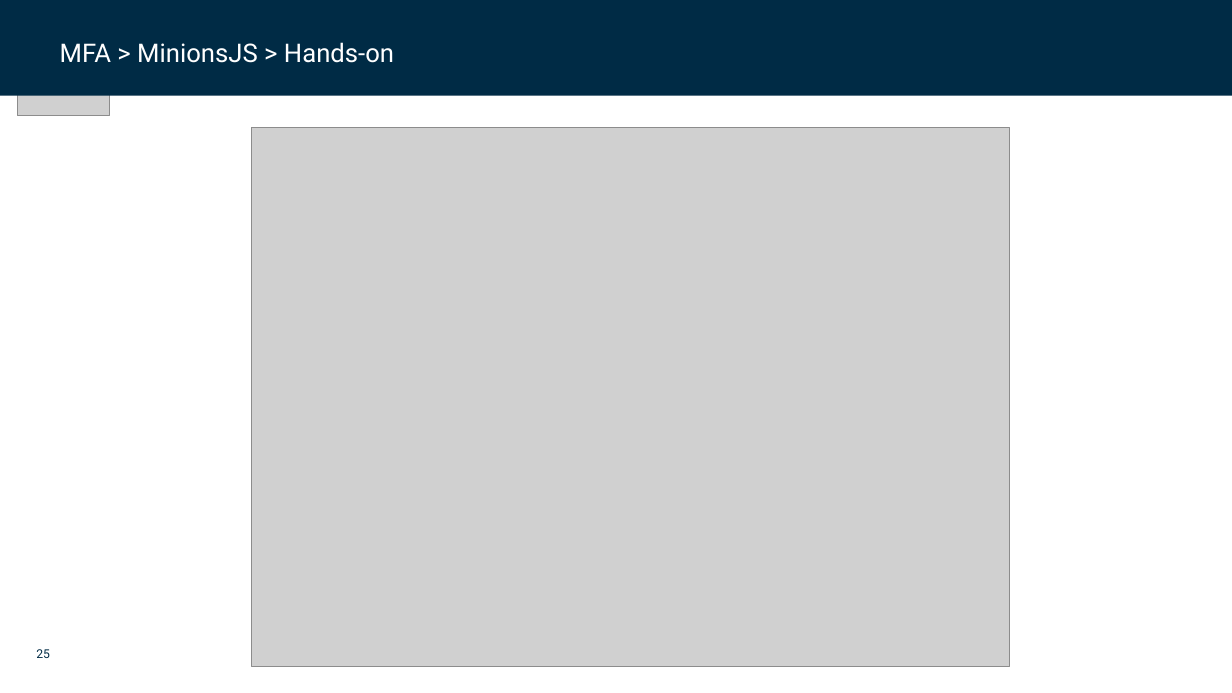
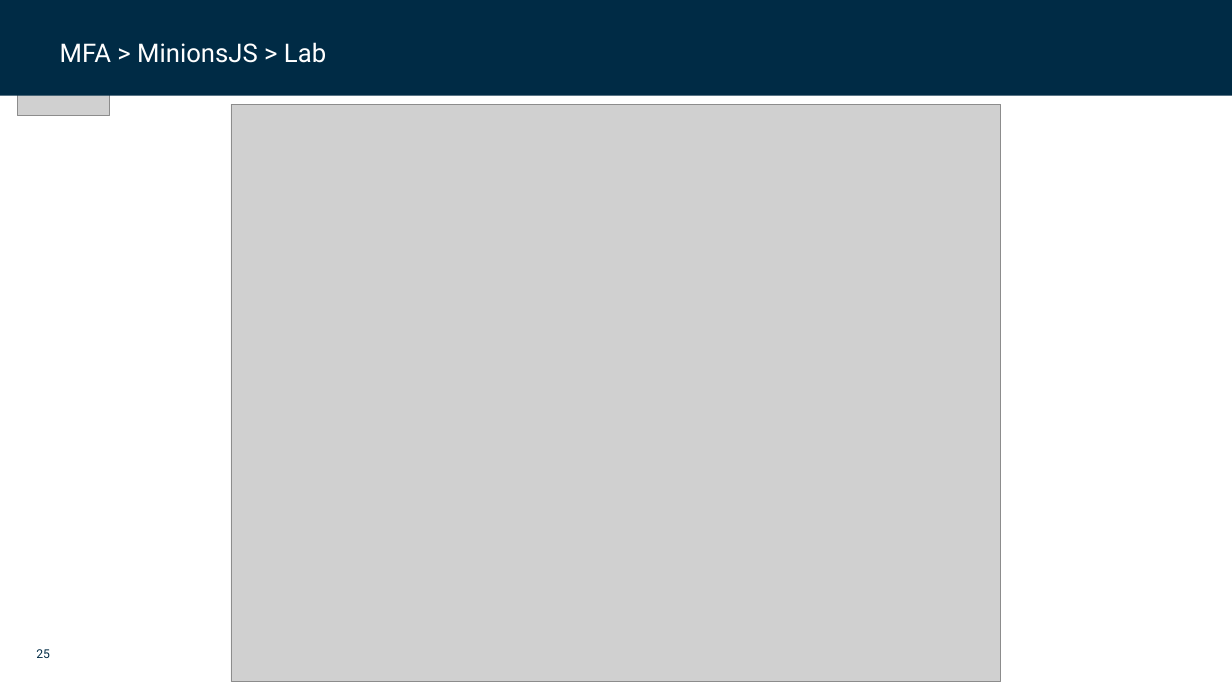
Before and after one commit to dfds/dojo, a slide deck: slide 25 of workshops/micro-frontend-architecture-deep-dive/micro_frontend_architecture_deep_dive.pptx. Drawn at 1232x693 pixels with LibreOffice and Linux fonts; fonts in the diff are those of the drawing; grey boxes stand for pictures; background and template pictures are left out. Boxes give left, top, right and bottom in pixels: in the first picture for what was removed or moved away, otherwise in the second. Text is boxed around its words. In the diff, an @@ line names an element or a change of style, - is before the commit and + after.

```diff
--- a/workshops/micro-frontend-architecture-deep-dive/micro_frontend_architecture_deep_dive.pptx
+++ b/workshops/micro-frontend-architecture-deep-dive/micro_frontend_architecture_deep_dive.pptx
@@ text at [60, 42, 326, 63]: text changed @@
-MFA > MinionsJS > Hands-on
+MFA > MinionsJS > Lab
@@ picture: place and size @@
-picture at [251, 128, 1009, 666]
+picture at [231, 104, 1001, 682]
```
Also in this commit, not shown: 3 other slides changed.
